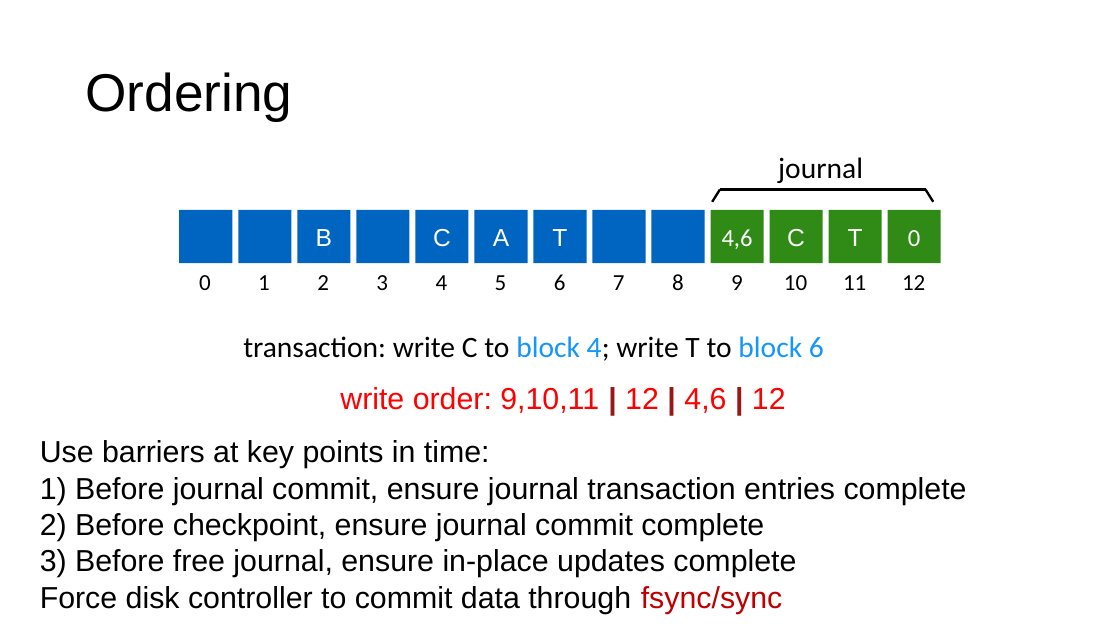
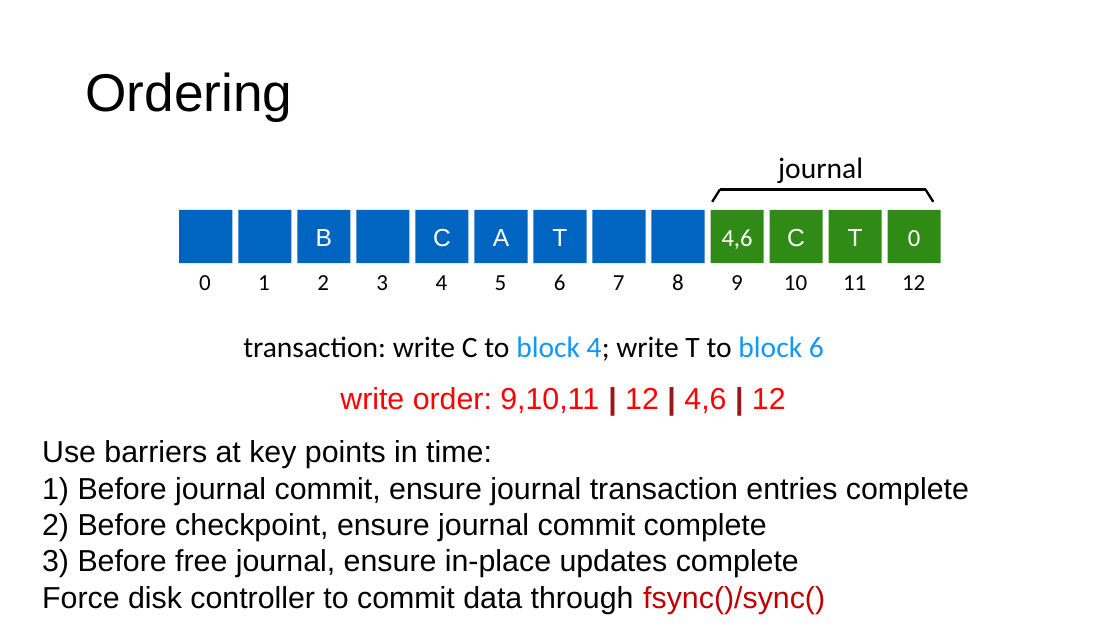
Before and after one commit to ngsrinivas/coursegen, a slide deck: slide 43 of ex/416-F23/staging/416-F23/lectures/13-crash-consistency.pptx (slide 42 before the commit). Drawn at 1120x630 pixels with LibreOffice and Linux fonts; fonts in the diff are those of the drawing. Boxes give left, top, right and bottom in pixels: in the first picture for what was removed or moved away, otherwise in the second. Text is boxed around its words. In the diff, an @@ line names an element or a change of style, - is before the commit and + after.

```diff
--- a/ex/416-F23/staging/416-F23/lectures/13-crash-consistency.pptx
+++ b/ex/416-F23/staging/416-F23/lectures/13-crash-consistency.pptx
@@ text at box(42, 586, 825, 614): text changed @@
-Force disk controller to commit data through fsync/sync
+Force disk controller to commit data through fsync()/sync()
```
Also in this commit, not shown: 28 other slides changed, 1 slide removed, 1 other file.
